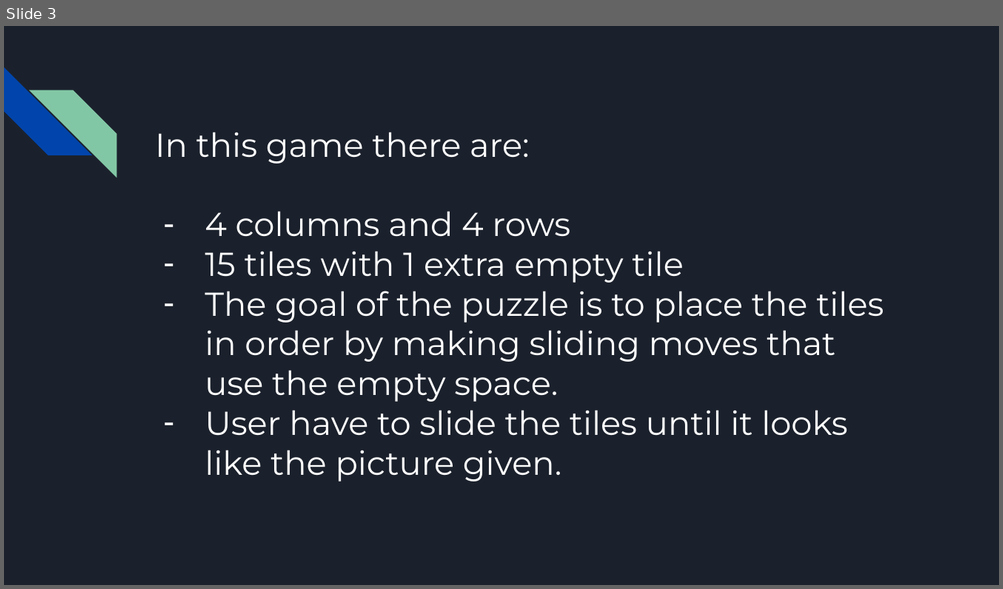
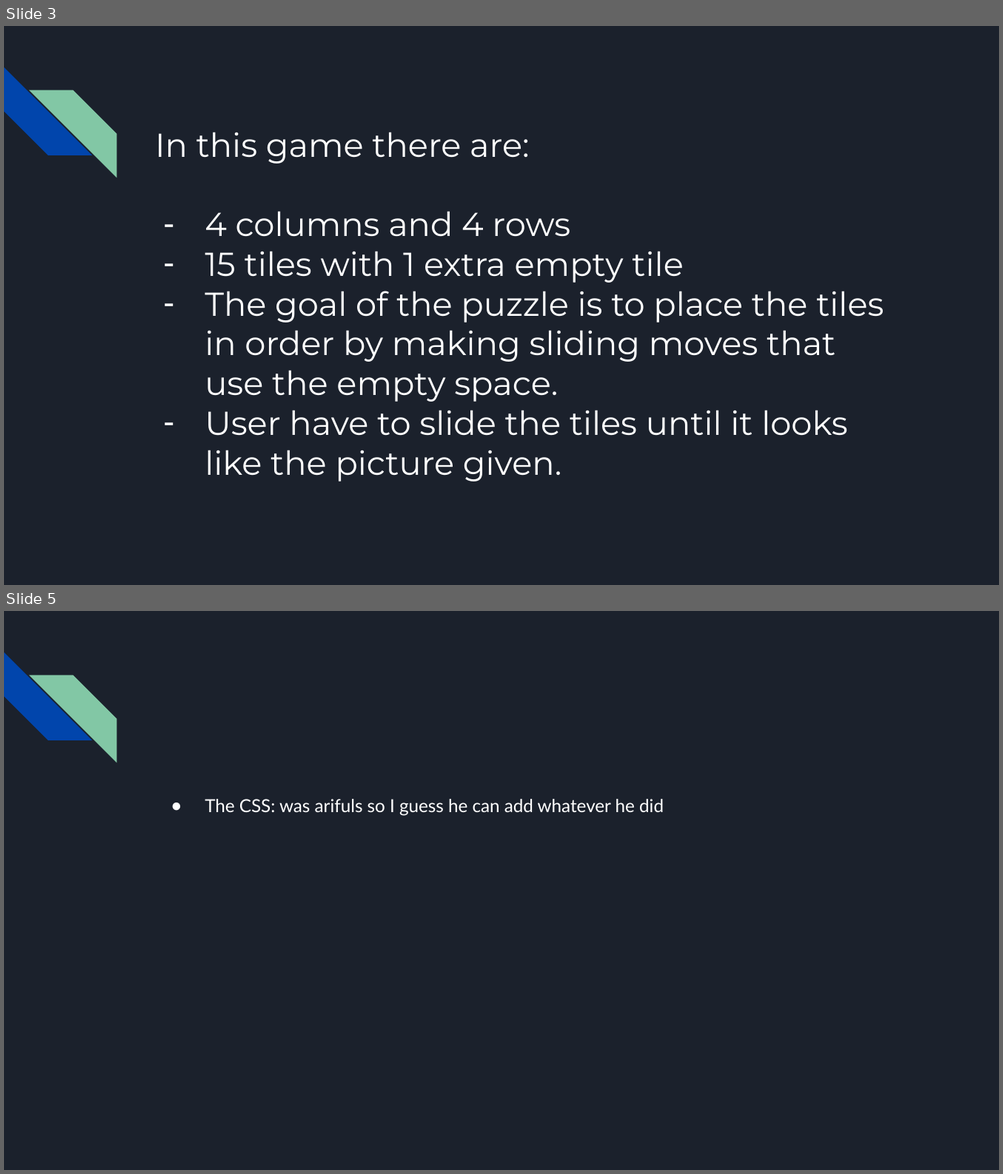
Before and after one commit to 2karis/puzzle-project, a slide deck: Fifteen Puzzle Game.pptx. Shown one above the other, each under a label of ours: slide 3 before the commit, slides 3 and 5 after it; the slides between them are not shown. The pictures are 1003x589 and 1003x1174 pixels, drawn with LibreOffice and Linux fonts; fonts in the diff are those of the drawing. Boxes give left, top, right and bottom in pixels: in the first picture for what was removed or moved away, otherwise in the second. Text is boxed around its words. In the diff, an @@ line names an element or a change of style, - is before the commit and + after.

```diff
--- a/Fifteen Puzzle Game.pptx
+++ b/Fifteen Puzzle Game.pptx
@@ slide 5 added at [4,611,999,1170], background #1B212C; not listed: 2 template elements that a slide beside it also shows @@
@@ text added at [205,799,663,816], 13 pt, text #FFFFFF @@
+● The CSS: was arifuls so I guess he can add whatever he did
```
Also in this commit, not shown: 1 other slide added, 2 slides removed.
